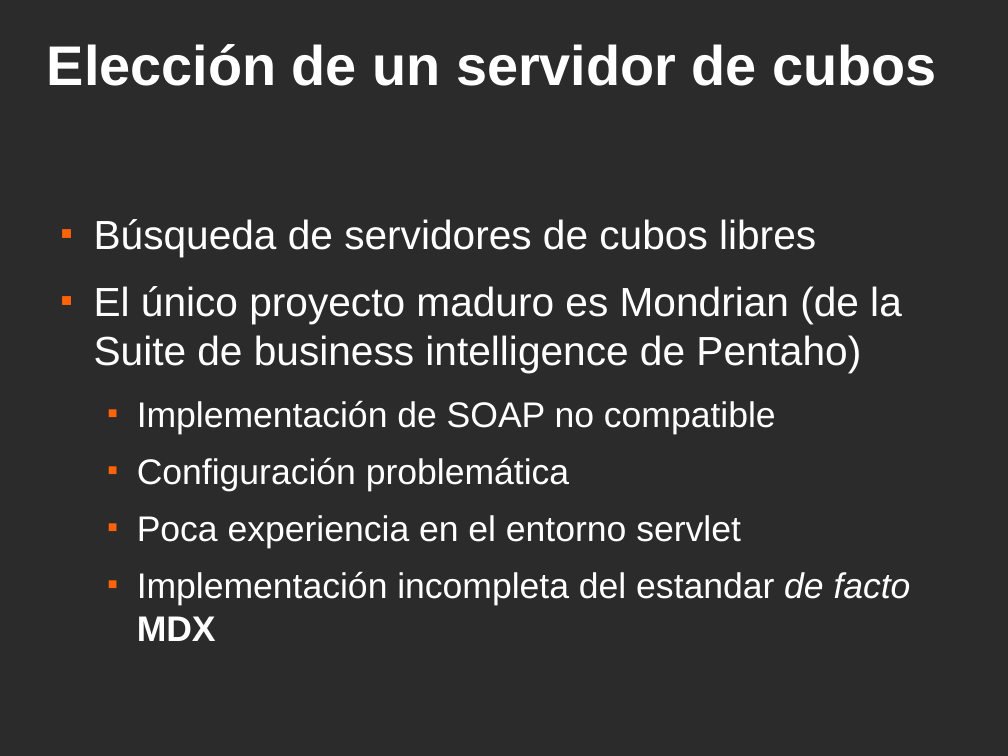
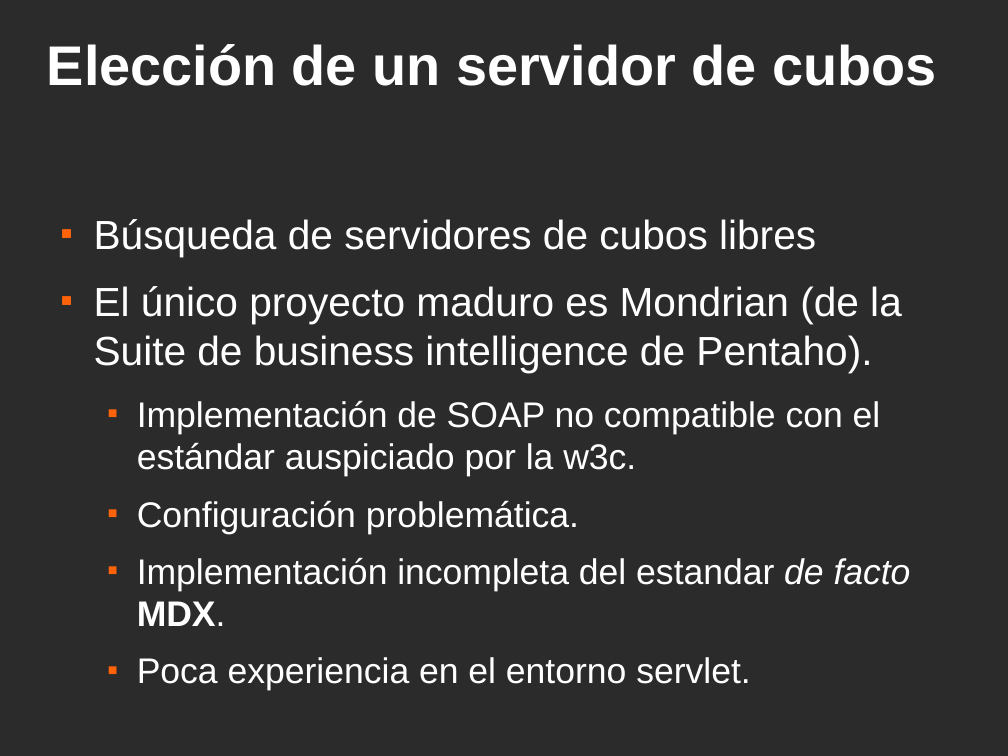
Before and after one commit to ervin45/proyectofinal, a slide deck: slide 26 of doc/material_para_la_catedra/presentacion_final/presentacion_final.odp. Drawn at 1008x756 pixels with LibreOffice and Linux fonts; fonts in the diff are those of the drawing; background and template pictures are left out; a plain dark background stands for a picture behind light text. Boxes give left, top, right and bottom in pixels: in the first picture for what was removed or moved away, otherwise in the second. Text is boxed around its words. In the diff, an @@ line names an element or a change of style, - is before the commit and + after.

Commit message:
presentacion

```diff
--- a/doc/material_para_la_catedra/presentacion_final/presentacion_final.odp
+++ b/doc/material_para_la_catedra/presentacion_final/presentacion_final.odp
@@ text at <box>94,286,911,691</box>: text changed @@
-■ El único proyecto maduro es Mondrian (de la Suite de business intelligence de Pentaho)
-  ■ Implementación de SOAP no compatible
-  ■ Configuración problemática
-  ■ Poca experiencia en el entorno servlet
-  ■ Implementación incompleta del estandar de facto MDX
+■ El único proyecto maduro es Mondrian (de la Suite de business intelligence de Pentaho).
+  ■ Implementación de SOAP no compatible con el estándar auspiciado por la w3c.
+  ■ Configuración problemática.
+  ■ Implementación incompleta del estandar de facto MDX.
+  ■ Poca experiencia en el entorno servlet.
```
Also in this commit, not shown: 7 other slides changed, 1 slide removed.
